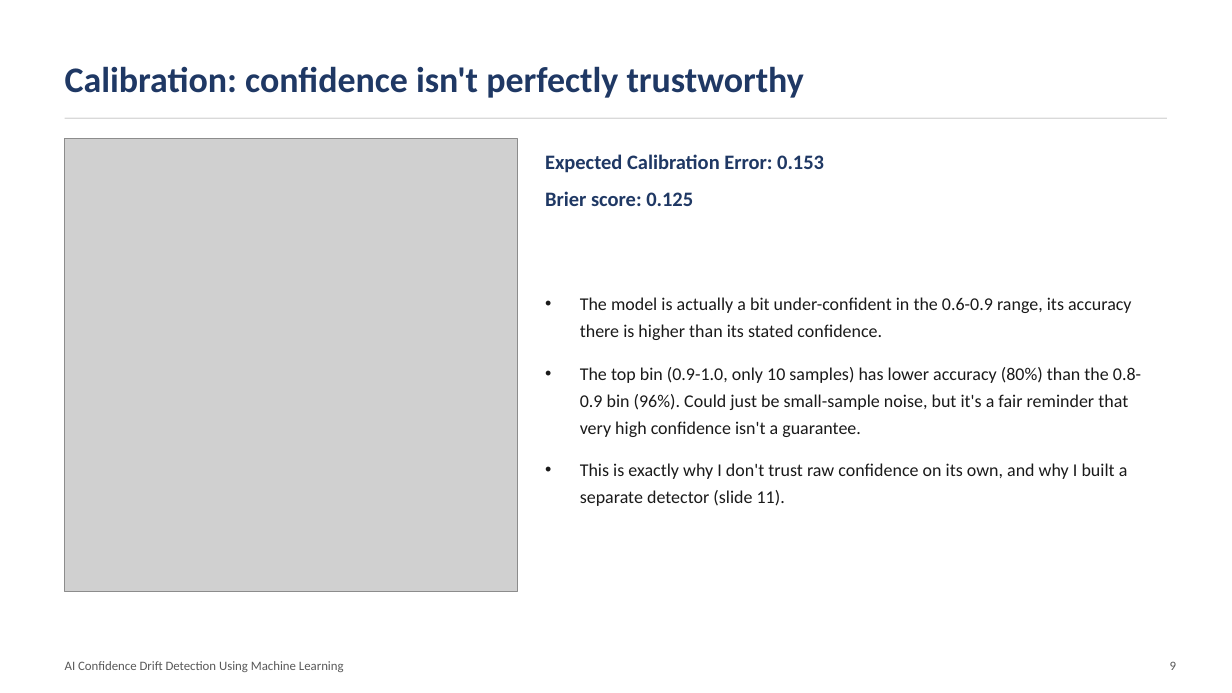
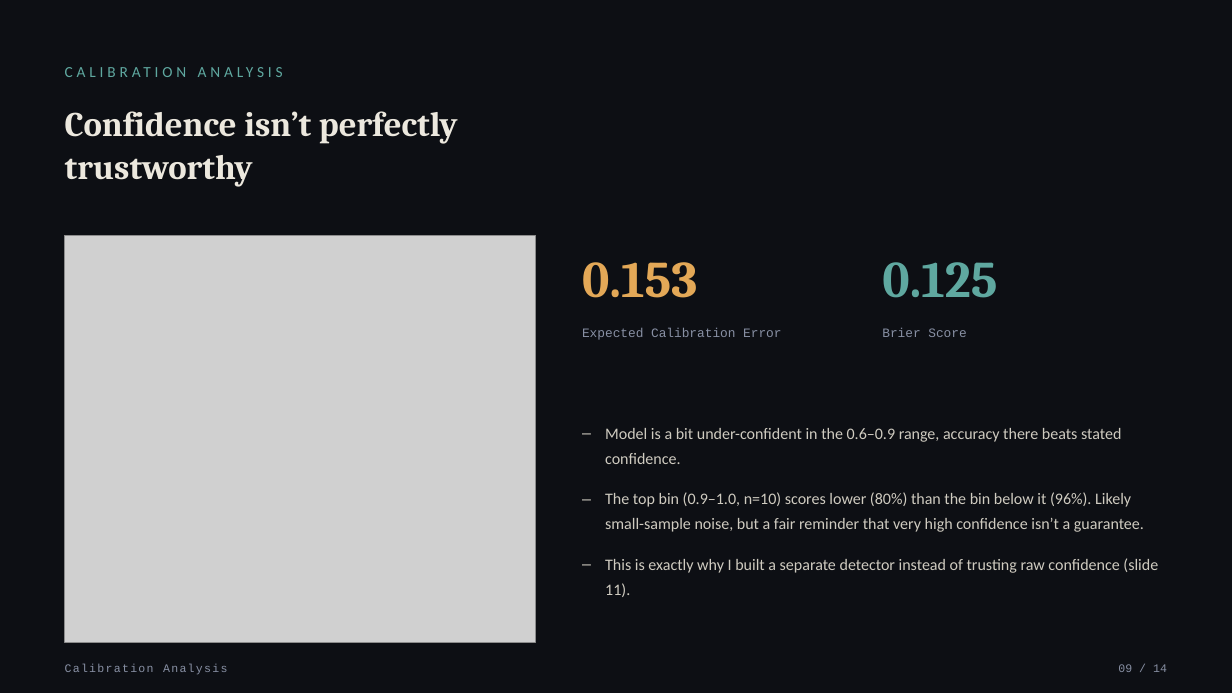
Before and after one commit to ahansardar/ai-confidence-drift, a slide deck: slide 9 of reports/presentation/AI_Confidence_Drift_Presentation.pptx. Drawn at 1232x693 pixels with LibreOffice and Linux fonts; fonts in the diff are those of the drawing; grey boxes stand for pictures. Boxes give left, top, right and bottom in pixels: in the first picture for what was removed or moved away, otherwise in the second. Text is boxed around its words. In the diff, an @@ line names an element or a change of style, - is before the commit and + after.

Commit message:
Redesign presentation with a data-driven visual identity
Dark 'signal trace' theme built around the project's actual subject:
real confidence sequences drawn as sparkline polylines throughout
(hero graphic, problem illustrations, pipeline path, findings, closing
visual), instead of generic cards or stock icons. Mixed typography
(Cambria display serif, Calibri body, Courier New for data/metrics)
and an amber/teal accent pair replace the previous plain layout.

```diff
--- a/reports/presentation/AI_Confidence_Drift_Presentation.pptx
+++ b/reports/presentation/AI_Confidence_Drift_Presentation.pptx
@@ background #FFFFFF to #0D0F14 @@
@@ text added at (x1=65, y1=55, x2=804, y2=88), 12 pt, text #5FA8A0 @@
+CALIBRATION ANALYSIS
@@ text at (x1=65, y1=111, x2=458, y2=187): text changed; size 28 to 27 pt; font Calibri to Cambria; text colour #1F3864 to #ECE8DE @@
-Calibration: confidence isn't perfectly trustworthy
+Confidence isn’t perfectly
+trustworthy
@@ line removed from (65, 118) to (1167, 118) @@
@@ picture resized from (x1=65, y1=139, x2=518, y2=592) to (x1=65, y1=236, x2=536, y2=642) @@
@@ text at (x1=582, y1=262, x2=697, y2=298): text changed; size 16 to 40 pt; font Calibri to Cambria; text colour #1F3864 to #E3A857 @@
-Expected Calibration Error: 0.153
+0.153
@@ text at (x1=882, y1=262, x2=997, y2=298): text changed; size 16 to 40 pt; font Calibri to Cambria; text colour #1F3864 to #5FA8A0 @@
-Brier score: 0.125
+0.125
@@ text added at (x1=582, y1=328, x2=781, y2=340), 10 pt, text #8890A4 @@
+Expected Calibration Error
@@ text added at (x1=882, y1=328, x2=966, y2=337), 10 pt, text #8890A4 @@
+Brier Score
@@ text at (x1=605, y1=428, x2=1158, y2=597): text changed; size 14 to 12.5 pt; text colour #1A1A1A to #CFCBC0 @@
-• The model is actually a bit under-confident in the 0.6-0.9 range, its accuracy there is higher than its stated confidence.
-• The top bin (0.9-1.0, only 10 samples) has lower accuracy (80%) than the 0.8-0.9 bin (96%). Could just be small-sample noise, but it's a fair reminder that very high confidence isn't a guarantee.
-• This is exactly why I don't trust raw confidence on its own, and why I built a separate detector (slide 11).
+– Model is a bit under-confident in the 0.6–0.9 range, accuracy there beats stated confidence.
+– The top bin (0.9–1.0, n=10) scores lower (80%) than the bin below it (96%). Likely small-sample noise, but a fair reminder that very high confidence isn’t a guarantee.
+– This is exactly why I built a separate detector instead of trusting raw confidence (slide 11).
@@ text removed at (x1=65, y1=661, x2=344, y2=672) @@
-AI Confidence Drift Detection Using Machine Learning
@@ text added at (x1=65, y1=664, x2=227, y2=675), 9 pt, text #8890A4 @@
+Calibration Analysis
@@ text added at (x1=1118, y1=664, x2=1167, y2=672), 9 pt, text #8890A4 @@
+09 / 14
@@ text removed at (x1=1170, y1=662, x2=1176, y2=670) @@
-9
```
Also in this commit, not shown: 11 other slides changed, 2 slides added, 2 slides removed.
